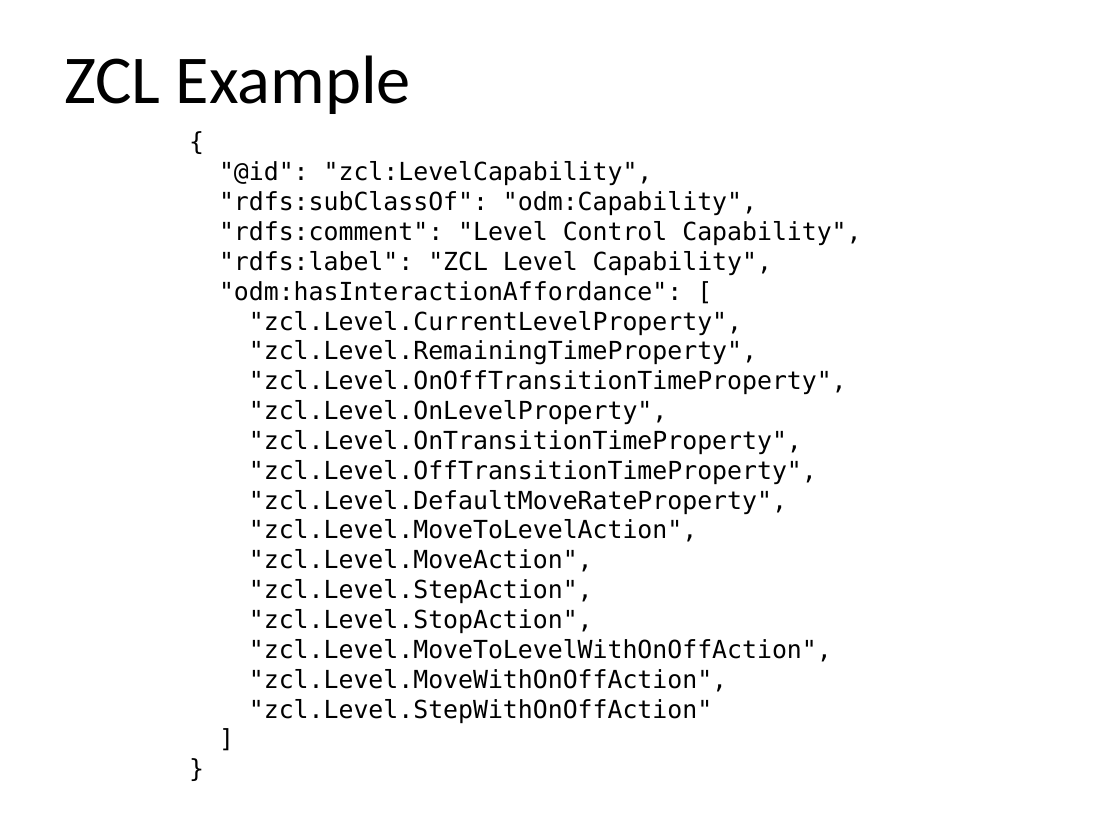
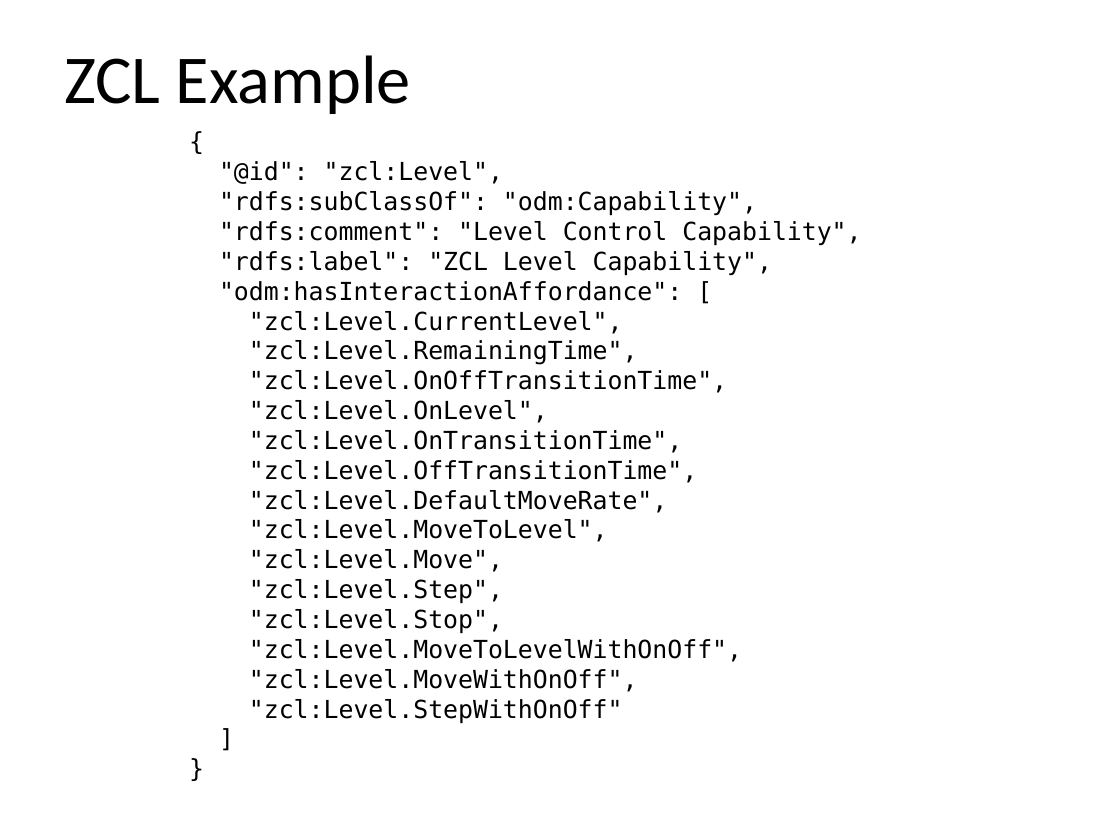
Before and after one commit to mjkoster/ODM-Examples, a slide deck: slide 15 of ODM-CDF.pptx. Drawn at 1120x840 pixels with LibreOffice and Linux fonts; fonts in the diff are those of the drawing. Boxes give left, top, right and bottom in pixels: in the first picture for what was removed or moved away, otherwise in the second. Text is boxed around its words. In the diff, an @@ line names an element or a change of style, - is before the commit and + after.

Commit message:
Add TDL to slides
Also align terms and fix typos

```diff
--- a/ODM-CDF.pptx
+++ b/ODM-CDF.pptx
@@ text at (219,161,503,184): text changed @@
-"@id": "zcl:LevelCapability",
+"@id": "zcl:Level",
@@ text at (249,311,742,724): text changed @@
-"zcl.Level.CurrentLevelProperty",
-"zcl.Level.RemainingTimeProperty",
-"zcl.Level.OnOffTransitionTimeProperty",
-"zcl.Level.OnLevelProperty",
-"zcl.Level.OnTransitionTimeProperty",
-"zcl.Level.OffTransitionTimeProperty",
-"zcl.Level.DefaultMoveRateProperty",
-"zcl.Level.MoveToLevelAction",
-"zcl.Level.MoveAction",
-"zcl.Level.StepAction",
-"zcl.Level.StopAction",
-"zcl.Level.MoveToLevelWithOnOffAction",
-"zcl.Level.MoveWithOnOffAction",
-"zcl.Level.StepWithOnOffAction"
+"zcl:Level.CurrentLevel",
+"zcl:Level.RemainingTime",
+"zcl:Level.OnOffTransitionTime",
+"zcl:Level.OnLevel",
+"zcl:Level.OnTransitionTime",
+"zcl:Level.OffTransitionTime",
+"zcl:Level.DefaultMoveRate",
+"zcl:Level.MoveToLevel",
+"zcl:Level.Move",
+"zcl:Level.Step",
+"zcl:Level.Stop",
+"zcl:Level.MoveToLevelWithOnOff",
+"zcl:Level.MoveWithOnOff",
+"zcl:Level.StepWithOnOff"
```
Also in this commit, not shown: 15 other slides changed, 8 slides added, 2 other files.
